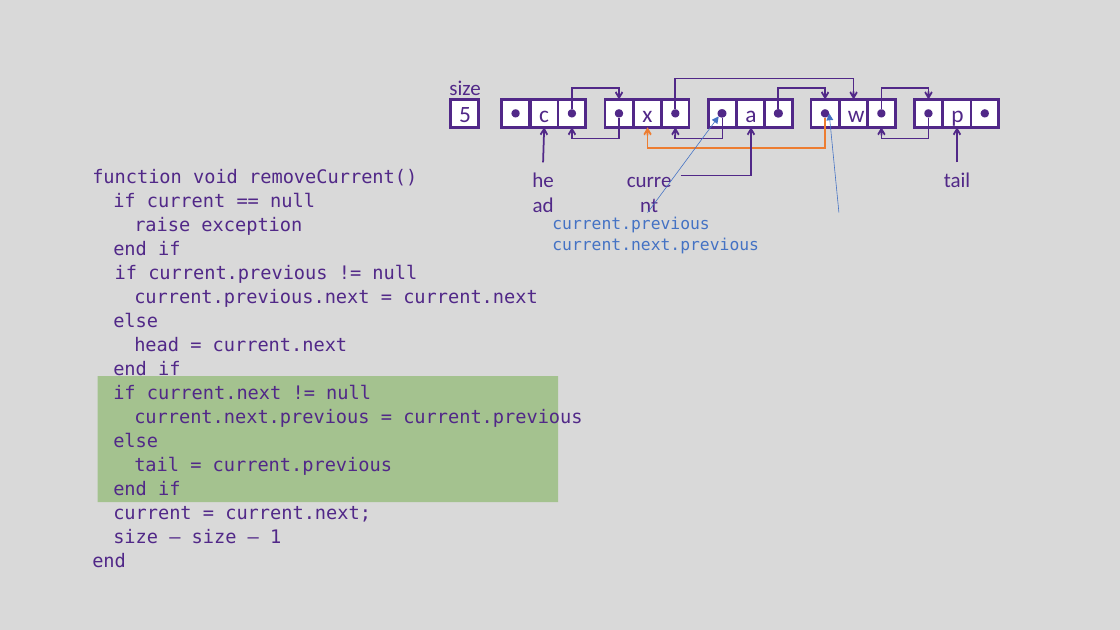
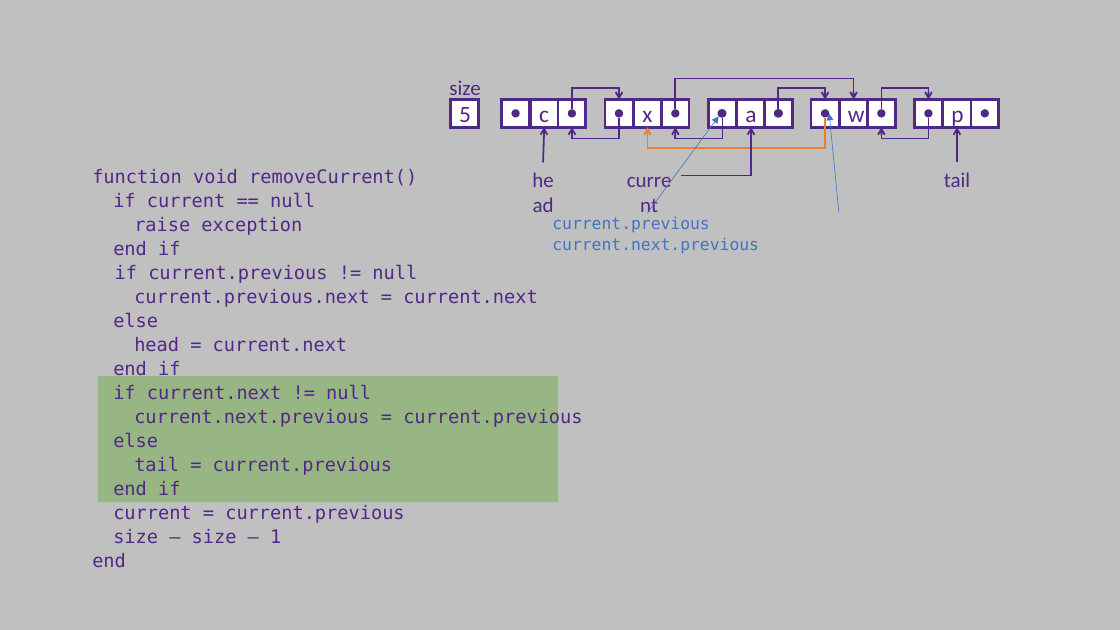
Before and after one commit to ksu-cs-cc/ksu-cs-cc.github.io, a slide deck: slide 16 of content/3-cc310/09-lists/06-list-iterator-slides.pptx. Drawn at 1120x630 pixels with LibreOffice and Linux fonts; fonts in the diff are those of the drawing. Boxes give left, top, right and bottom in pixels: in the first picture for what was removed or moved away, otherwise in the second. Text is boxed around its words. In the diff, an @@ line names an element or a change of style, - is before the commit and + after.

```diff
--- a/content/3-cc310/09-lists/06-list-iterator-slides.pptx
+++ b/content/3-cc310/09-lists/06-list-iterator-slides.pptx
@@ background #D9D9D9 to #C0C0C0 @@
@@ text at (113,505,404,523): text changed @@
-current = current.next;
+current = current.previous
```
Also in this commit, not shown: 25 other slides changed, 8 other files.
